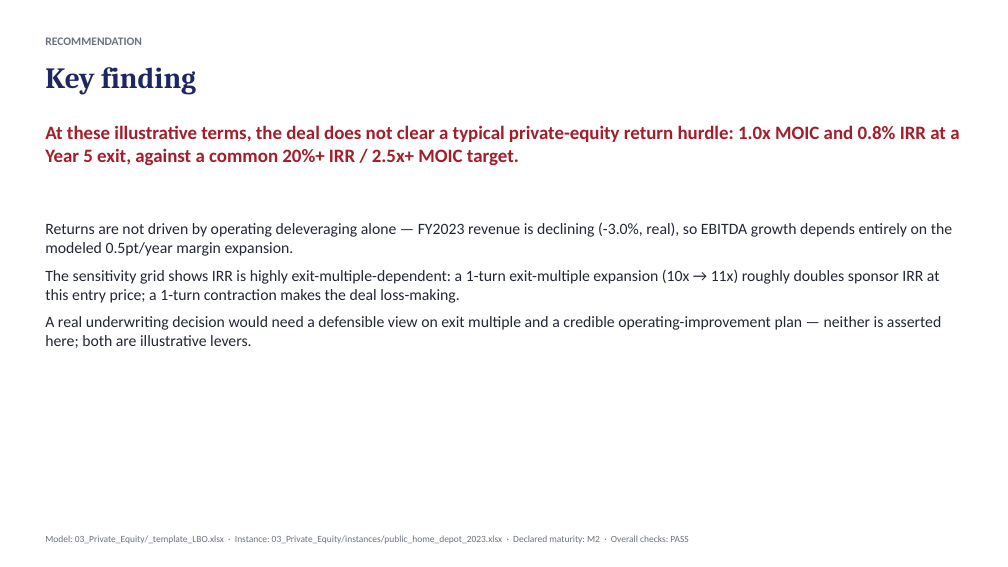
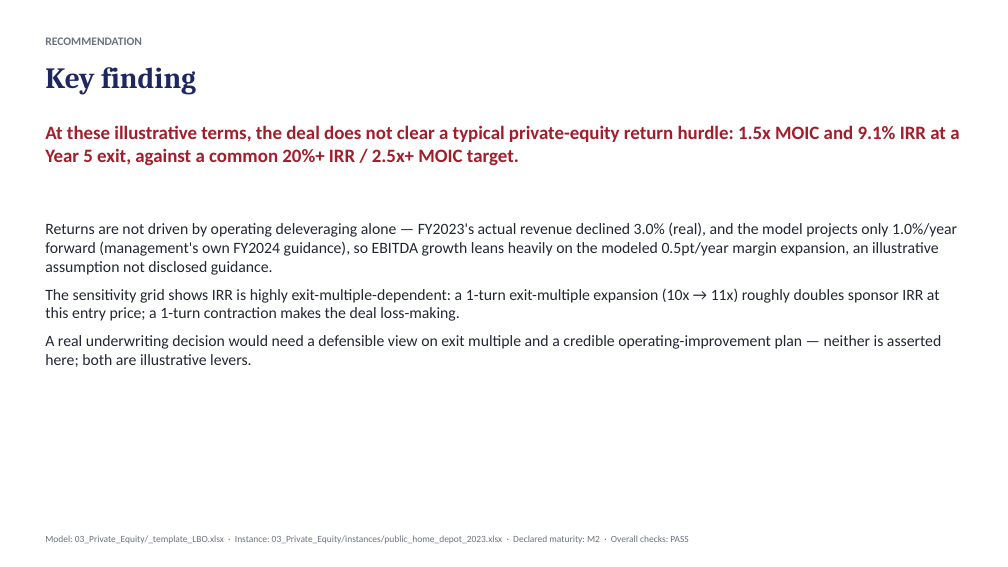
Before and after one commit to SMC17/finance-segway, a slide deck: slide 7 of 03_Private_Equity/presentations/pe-public-home-depot-2023-ic-memo.pptx. Drawn at 1008x567 pixels with LibreOffice and Linux fonts; fonts in the diff are those of the drawing. Boxes give left, top, right and bottom in pixels: in the first picture for what was removed or moved away, otherwise in the second. Text is boxed around its words. In the diff, an @@ line names an element or a change of style, - is before the commit and + after.

```diff
--- a/03_Private_Equity/presentations/pe-public-home-depot-2023-ic-memo.pptx
+++ b/03_Private_Equity/presentations/pe-public-home-depot-2023-ic-memo.pptx
@@ text at bbox=[45, 125, 959, 166]: text changed @@
-At these illustrative terms, the deal does not clear a typical private-equity return hurdle: 1.0x MOIC and 0.8% IRR at a Year 5 exit, against a common 20%+ IRR / 2.5x+ MOIC target.
+At these illustrative terms, the deal does not clear a typical private-equity return hurdle: 1.5x MOIC and 9.1% IRR at a Year 5 exit, against a common 20%+ IRR / 2.5x+ MOIC target.
@@ text at bbox=[45, 222, 957, 275]: text changed @@
-Returns are not driven by operating deleveraging alone — FY2023 revenue is declining (-3.0%, real), so EBITDA growth depends entirely on the modeled 0.5pt/year margin expansion.
+Returns are not driven by operating deleveraging alone — FY2023's actual revenue declined 3.0% (real), and the model projects only 1.0%/year forward (management's own FY2024 guidance), so EBITDA growth leans heavily on the modeled 0.5pt/year margin expansion, an illustrative assumption not disclosed guidance.
```
Also in this commit, not shown: 5 other slides changed, 11 other files.
